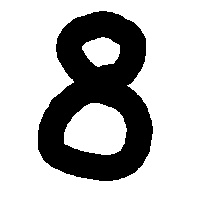
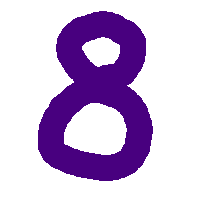
Layered file, before and after one edit (200×200). Changes by layer:
painted on "Layer 0" over (38, 11, 153, 181)
